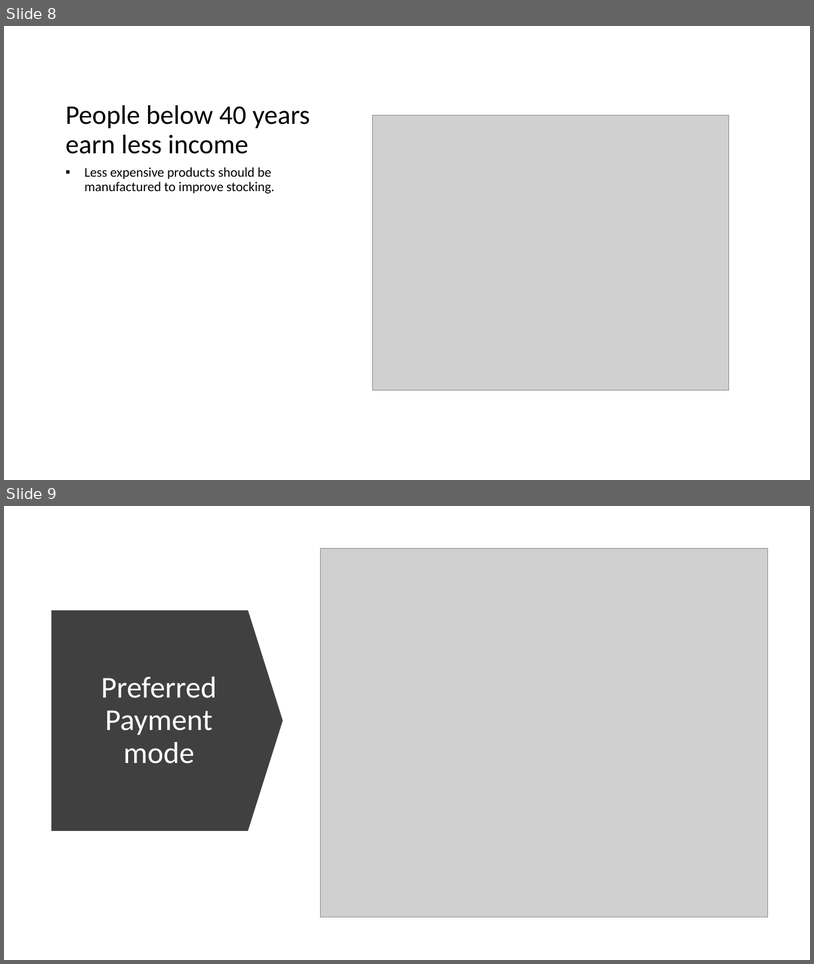
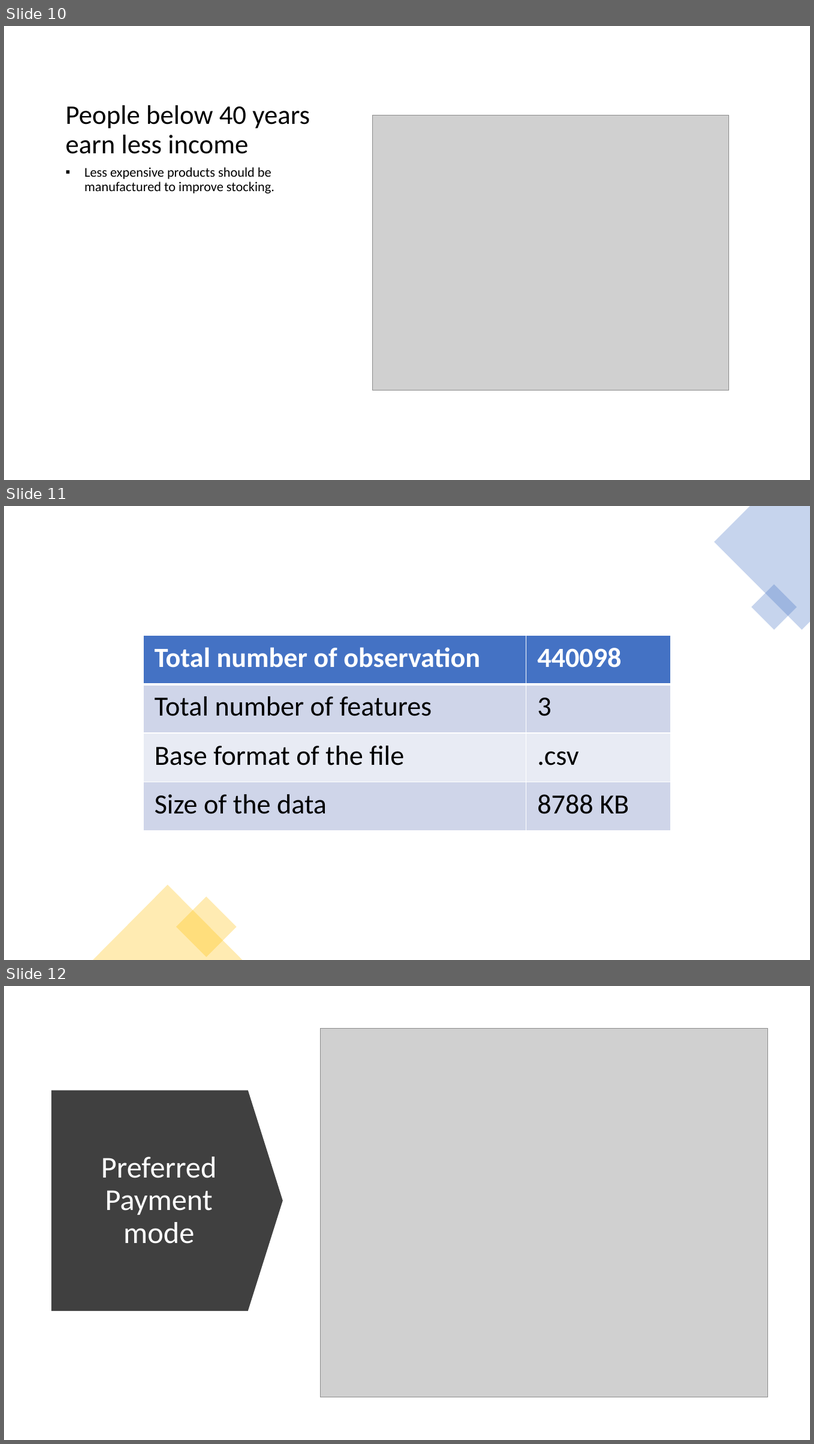
Before and after one commit to Hyster329/W2, a slide deck: G2M insight for Cab Investment firm.pptx. Shown one above the other, each under a label of ours: slides 8 and 9 before the commit, slides 10, 11 and 12 after it. The pictures are 814x964 and 814x1444 pixels, drawn with LibreOffice and Linux fonts; fonts in the diff are those of the drawing; grey boxes stand for pictures. Boxes give left, top, right and bottom in pixels: in the first picture for what was removed or moved away, otherwise in the second. Text is boxed around its words. In the diff, an @@ line names an element or a change of style, - is before the commit and + after.

```diff
--- a/G2M insight for Cab Investment firm.pptx
+++ b/G2M insight for Cab Investment firm.pptx
@@ slide 11 added at (x1=4, y1=506, x2=810, y2=960), background #FFFFFF @@
@@ freeform shape added at (x1=715, y1=506, x2=810, y2=630), fill #4472C4 at 30% opacity @@
@@ rectangle added at (x1=752, y1=584, x2=797, y2=630), fill #4472C4 at 30% opacity @@
@@ table added at (x1=143, y1=636, x2=671, y2=831), 4 rows, 2 columns @@
+Total number of observation | 440098
+Total number of features | 3
+Base format of the file | .csv
+Size of the data | 8788 KB
@@ triangle added at (x1=93, y1=885, x2=242, y2=960), fill #FFC000 at 30% opacity @@
@@ rectangle added at (x1=176, y1=897, x2=237, y2=957), fill #FFC000 at 30% opacity @@
@@ what was slide 8 is now slide 10 @@
@@ what was slide 9 is now slide 12 @@
```
Also in this commit, not shown: 1 slide changed, 3 other slides added, 2 other files.
